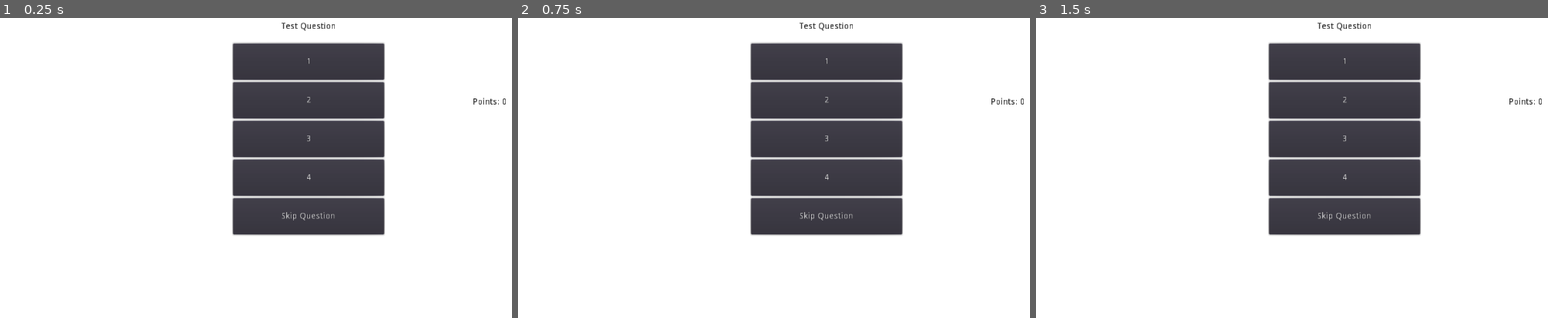
Above: before the commit, frames 1-3 (left to right).
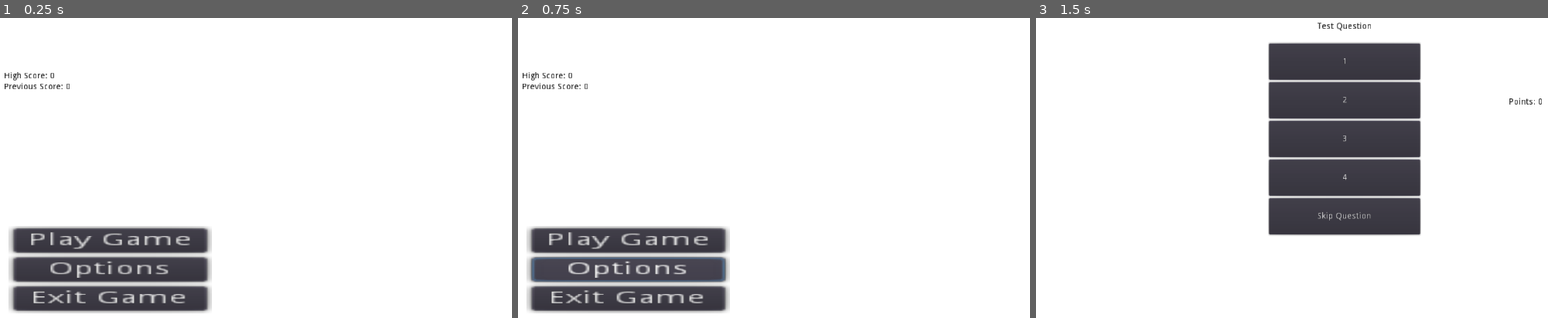
Above: after the commit, the same moments.

Repository: hbeaumont2204/Trivia-Marathon
Game: Godot game, scene res://Scenes/Main_Menu.tscn
The game is run twice, just before and just after one commit, with the same random seed, the same clock (stepped at 60 frames per second) and the same inputs. Before the commit the project starts from res://Scenes/Game.tscn.
Inputs (mouse positions are in pixels of both pictures, inside the frame that each line leads up to):
- Up to frame 1 (0.25 s): no input
- Up to frame 2 (0.75 s): click (630, 270) at 0.5 s, where only the run after the commit has a clickable "Options"
- Up to frame 3 (1.5 s): click (1148, 240) at 1.25 s, where only the run after the commit has a clickable "Play Game"

The runs differ from the first frame. In frame 1, 31% of the frame differs, in the area x 0-99%, y 1-99%; in frame 2, 31%; in frame 3, nothing differs.

Commit message:
Score system added

Diff:
--- a/Trivia-Marathon-Vita/Code/Game.gd
+++ b/Trivia-Marathon-Vita/Code/Game.gd
@@ -124,7 +124,32 @@
 func end_game():
 	if question_pack:
 		question_pack.close()
-	get_tree().change_scene("res://Scenes/End_Menu.tscn")
+		print("Question pack closed")
+
+	# Save score
+	var high_score = 0 # Default if player is on first game
+	var dir = Directory.new()
+	var file = File.new()
+	if file.open_encrypted_with_pass("user://previous_score.dat",File.WRITE,"12345") == OK:
+		print("Saved score")
+		file.store_var(score)
+		file.close()
+
+	if dir.file_exists("user://high_score.dat"): # Compare latest score with highscore
+		if file.open_encrypted_with_pass("user://high_score.dat",File.READ,"12345") == OK:
+			high_score = file.get_var()
+			print(high_score)
+			file.close()
+		if score > high_score:
+			if file.open_encrypted_with_pass("user://high_score.dat",File.WRITE,"12345") == OK:
+				file.store_var(score)
+				file.close()
+				print("High Score saved successfully")
+	else: # Always write score as highscore if none detected
+		if file.open_encrypted_with_pass("user://high_score.dat",File.WRITE,"12345") == OK:
+				file.store_var(score)
+				file.close()
+	get_tree().change_scene("res://Scenes/Main_Menu.tscn")
 
 
 func _on_Option1_pressed():
--- a/Trivia-Marathon-Vita/Code/Main_Menu.gd
+++ b/Trivia-Marathon-Vita/Code/Main_Menu.gd
@@ -1,20 +1,49 @@
 extends Control
 
+onready var high_score_label = $ScoreContainer/HighScore
+onready var previous_score_label = $ScoreContainer/PreviousScore
 
-# Declare member variables here. Examples:
-# var a = 2
-# var b = "text"
+var high_score_path = "user://high_score.dat"
+var previous_score_path = "user://previous_score.dat"
 
+var high_score
+var previous_score
 
 # Called when the node enters the scene tree for the first time.
 func _ready():
-	pass # Replace with function body.
+	high_score = read_score(high_score_path)
+	previous_score = read_score(previous_score_path)
+
+	high_score_label.text = "High Score: %s" % high_score
+	previous_score_label.text = "Previous Score: %s" % previous_score
 
 
 # Called every frame. 'delta' is the elapsed time since the previous frame.
 #func _process(delta):
 #	pass
 
+func read_score(var file_path):
+	var file = File.new()
+	var dir = Directory.new()
+	var score = 0
+
+	if dir.file_exists(file_path):
+		if file.open_encrypted_with_pass(file_path,File.READ,"12345") == OK:
+			score = file.get_var()
+			file.close()
+		#print(score)
+	else:
+		init_score(file_path)
+	return score
+
+
+func init_score(var file_path):
+	var file = File.new()
+	if file.open_encrypted_with_pass(file_path,File.WRITE,"12345") == OK:
+		file.store_var(0)
+		file.close()
+
+# Button functions
 
 func _on_PlayButton_pressed():
 	get_tree().change_scene("res://Scenes/Game.tscn")
--- a/Trivia-Marathon-Vita/Scenes/Main_Menu.tscn
+++ b/Trivia-Marathon-Vita/Scenes/Main_Menu.tscn
@@ -1,6 +1,8 @@
-[gd_scene load_steps=2 format=2]
+[gd_scene load_steps=3 format=2]
 
 [ext_resource path="res://Code/Main_Menu.gd" type="Script" id=1]
+
+[sub_resource type="ShaderMaterial" id=1]
 
 [node name="Main Menu" type="Control"]
 anchor_right = 1.0
@@ -37,6 +39,29 @@
 margin_bottom = 68.0
 text = "Exit Game"
 
+[node name="ScoreContainer" type="VBoxContainer" parent="."]
+margin_left = 8.0
+margin_top = 103.0
+margin_right = 384.0
+margin_bottom = 244.0
+alignment = 1
+
+[node name="HighScore" type="Label" parent="ScoreContainer"]
+modulate = Color( 0, 0, 0, 1 )
+material = SubResource( 1 )
+margin_top = 54.0
+margin_right = 376.0
+margin_bottom = 68.0
+text = "High Score:"
+
+[node name="PreviousScore" type="Label" parent="ScoreContainer"]
+modulate = Color( 0, 0, 0, 1 )
+material = SubResource( 1 )
+margin_top = 72.0
+margin_right = 376.0
+margin_bottom = 86.0
+text = "Previous Score:"
+
 [connection signal="pressed" from="VBoxContainer/PlayButton" to="." method="_on_PlayButton_pressed"]
 [connection signal="pressed" from="VBoxContainer/OptionButton" to="." method="_on_OptionButton_pressed"]
 [connection signal="pressed" from="VBoxContainer/ExitButton" to="." method="_on_ExitButton_pressed"]
--- a/Trivia-Marathon-Vita/project.godot
+++ b/Trivia-Marathon-Vita/project.godot
@@ -11,7 +11,7 @@
 [application]
 
 config/name="Trivia-Marathon-Vita"
-run/main_scene="res://Scenes/Game.tscn"
+run/main_scene="res://Scenes/Main_Menu.tscn"
 config/icon="res://icon.png"
 
 [display]
